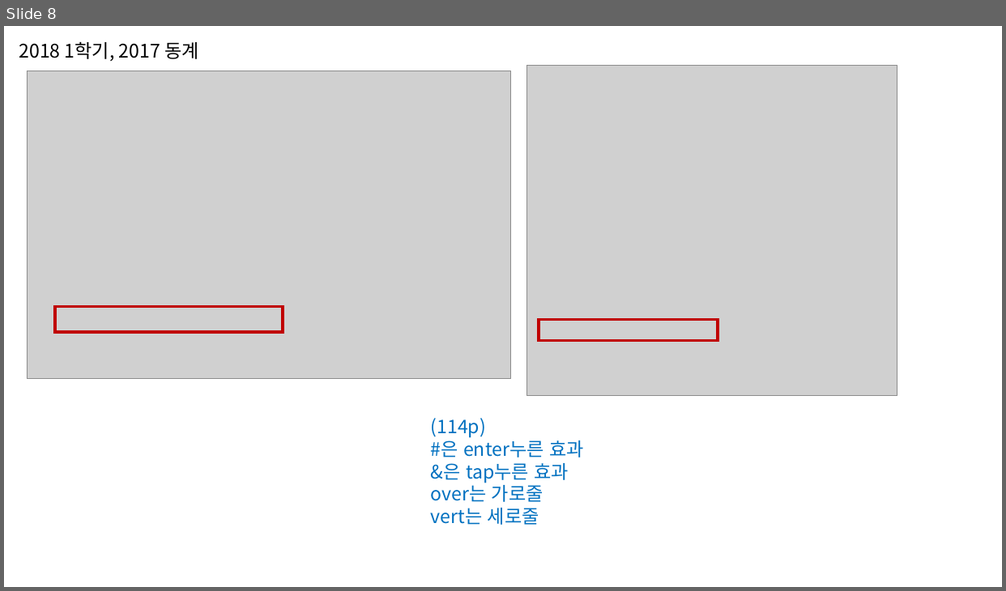
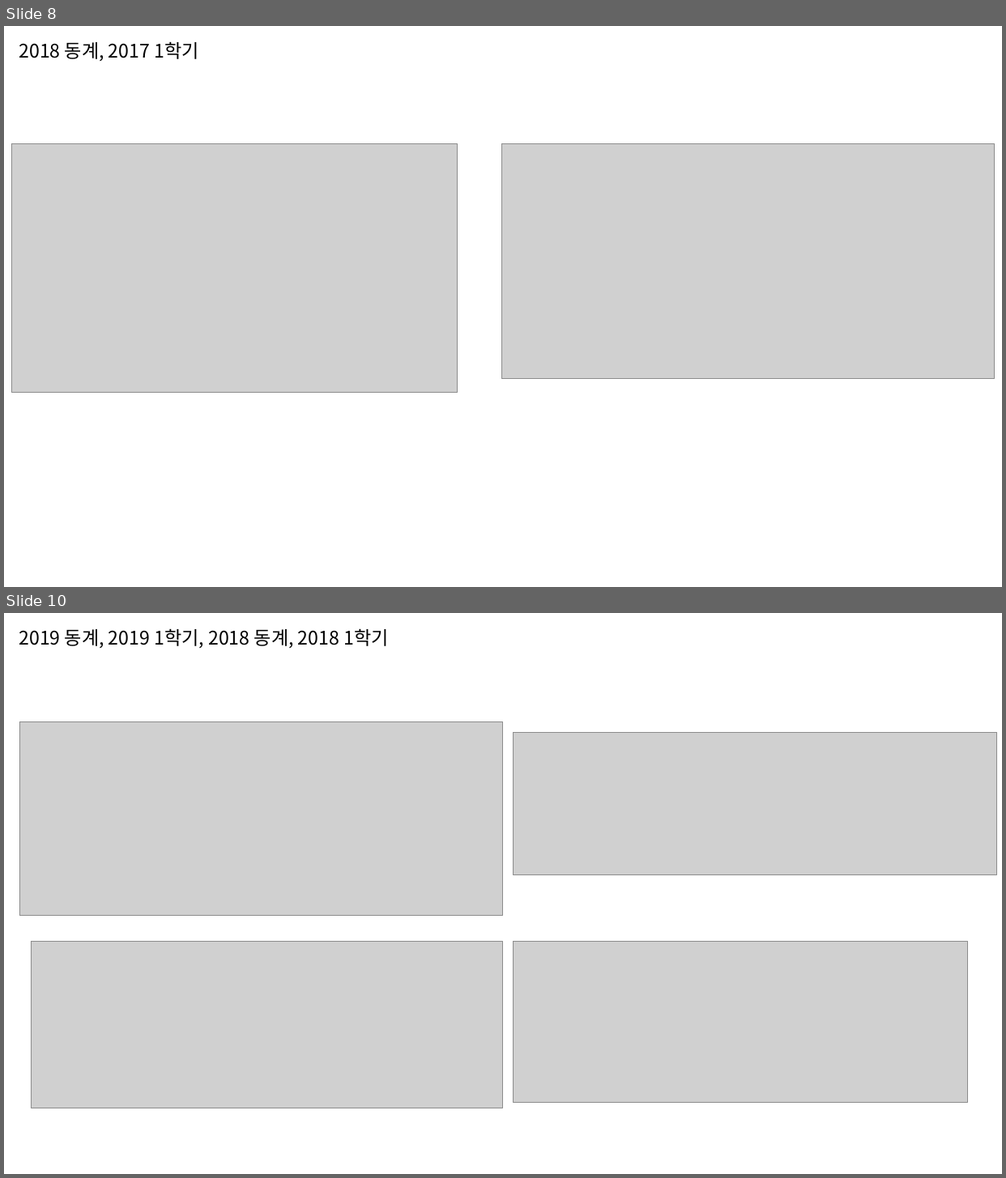
Before and after one commit to kukaro/Introduction-Data-Processing, a slide deck: sample-question/5장 – 문서 작성.pptx. Shown one above the other, each under a label of ours: slide 8 before the commit, slides 8 and 10 after it; the slides between them are not shown. The pictures are 1006x591 and 1006x1178 pixels, drawn with LibreOffice and Linux fonts; fonts in the diff are those of the drawing; grey boxes stand for pictures. Boxes give left, top, right and bottom in pixels: in the first picture for what was removed or moved away, otherwise in the second. Text is boxed around its words. In the diff, an @@ line names an element or a change of style, - is before the commit and + after.

```diff
--- a/sample-question/5장 – 문서 작성.pptx
+++ b/sample-question/5장 – 문서 작성.pptx
@@ slide 10 added at (4, 613, 1002, 1174), background #FFFFFF @@
@@ text added at (19, 628, 388, 648), 18 pt, text #000000 @@
+2019 동계, 2019 1학기, 2018 동계, 2018 1학기
@@ picture added at (19, 722, 503, 915) @@
@@ picture added at (513, 732, 997, 875) @@
@@ picture added at (31, 942, 503, 1109) @@
@@ picture added at (513, 942, 968, 1102) @@
@@ slide 8 changed as well @@
@@ text at (19, 41, 198, 61): text changed @@
-2018 1학기, 2017 동계
+2018 동계, 2017 1학기
@@ picture: place and size @@
-picture at (27, 71, 511, 378)
+picture at (11, 143, 458, 392)
@@ picture: place and size @@
-picture at (527, 66, 898, 396)
+picture at (502, 143, 995, 378)
@@ rectangle removed at (55, 307, 283, 333) @@
@@ rectangle removed at (539, 319, 718, 340) @@
@@ text removed at (431, 418, 584, 525) @@
-(114p)
-#은 enter누른 효과
-&은 tap누른 효과
-over는 가로줄
-vert는 세로줄
```
Also in this commit, not shown: 4 other slides changed, 9 other slides added, 4 slides removed, 1 other file.
